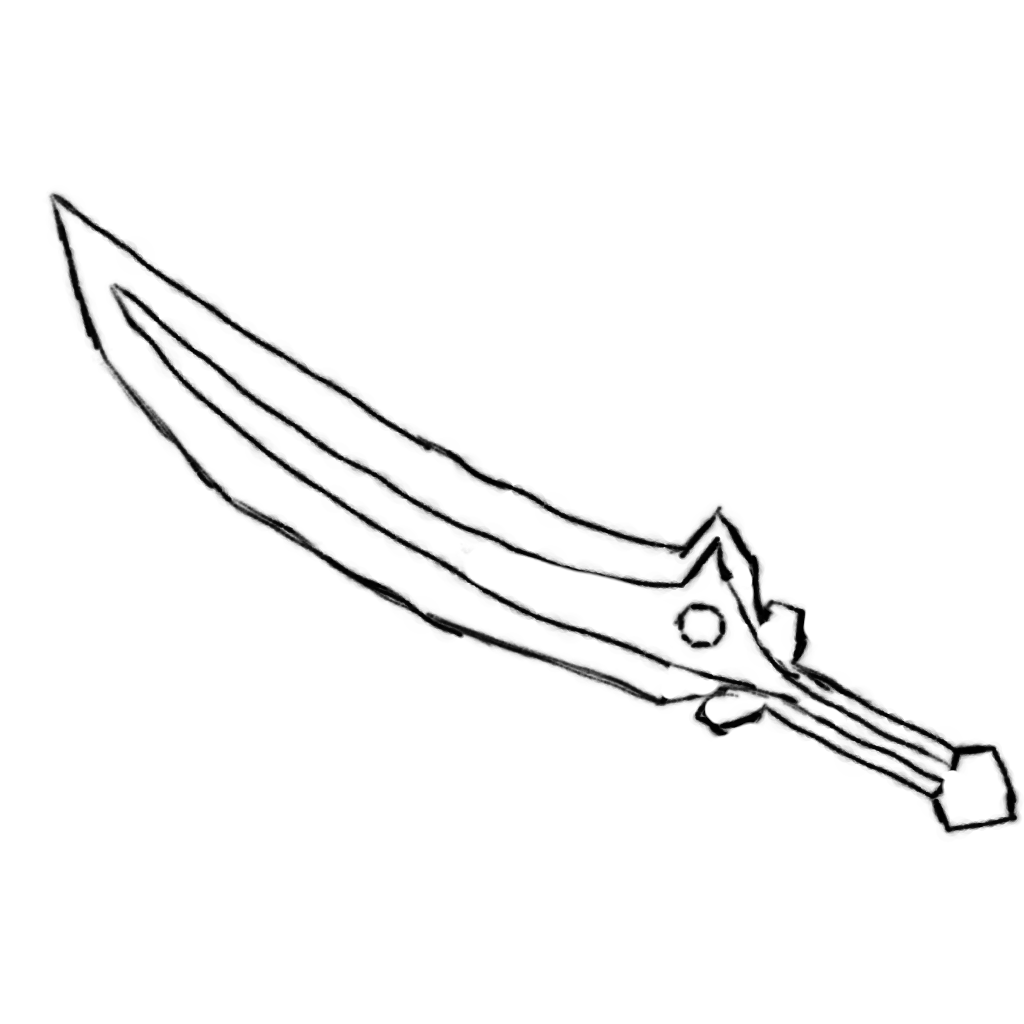
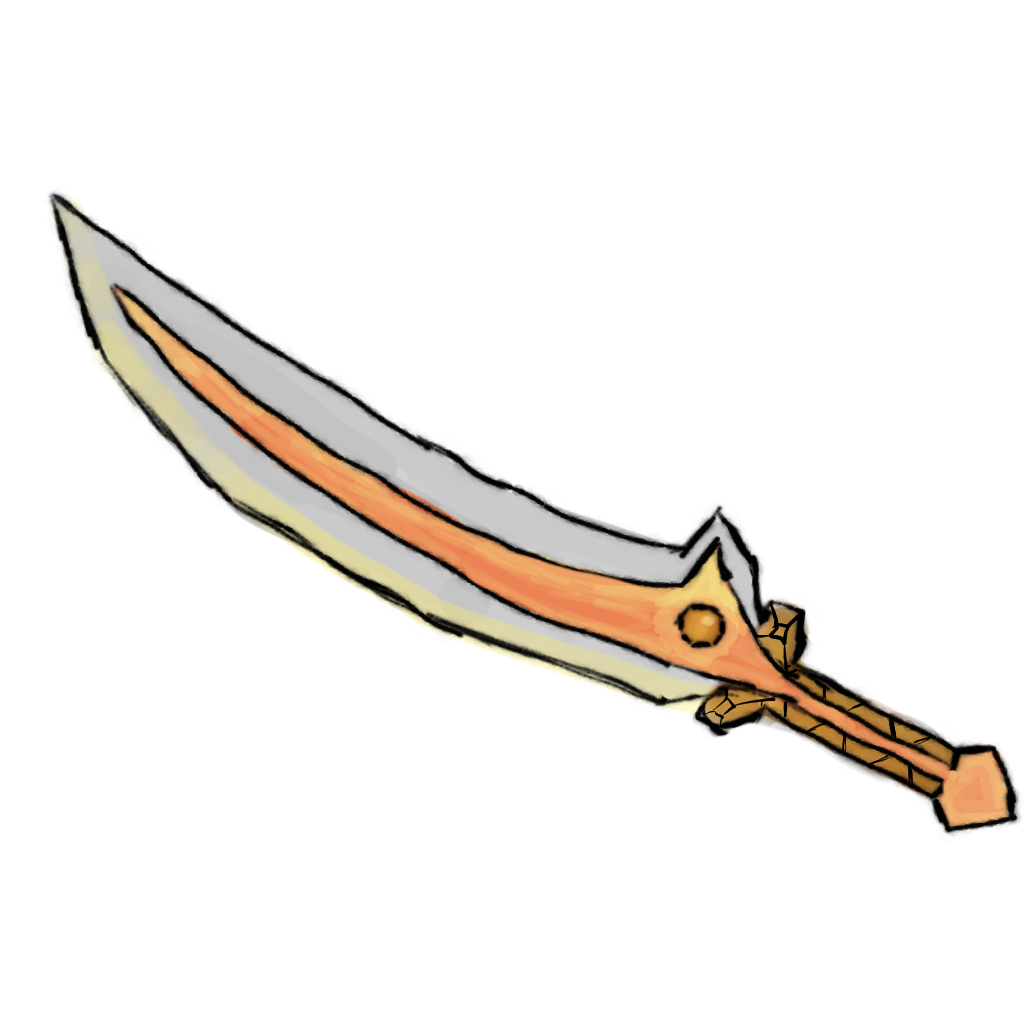
Two versions of the same layered image (1024 × 1024). Layer-by-layer changes:
painted on "Malebene 1" over [left=48, top=197, right=1015, bottom=832]
added layer "Malebene 6" above "Malebene 2" over [left=640, top=576, right=960, bottom=831]
added layer "Malebene 2" above "Malebene 4" over [left=64, top=256, right=1015, bottom=832]
added layer "Malebene 4" above "Malebene 5" over [left=640, top=576, right=1015, bottom=832]
added layer "Malebene 5" above "Malebene 3" over [left=48, top=197, right=768, bottom=730]
added layer "Malebene 3" above "Background" over [left=48, top=197, right=832, bottom=758]
